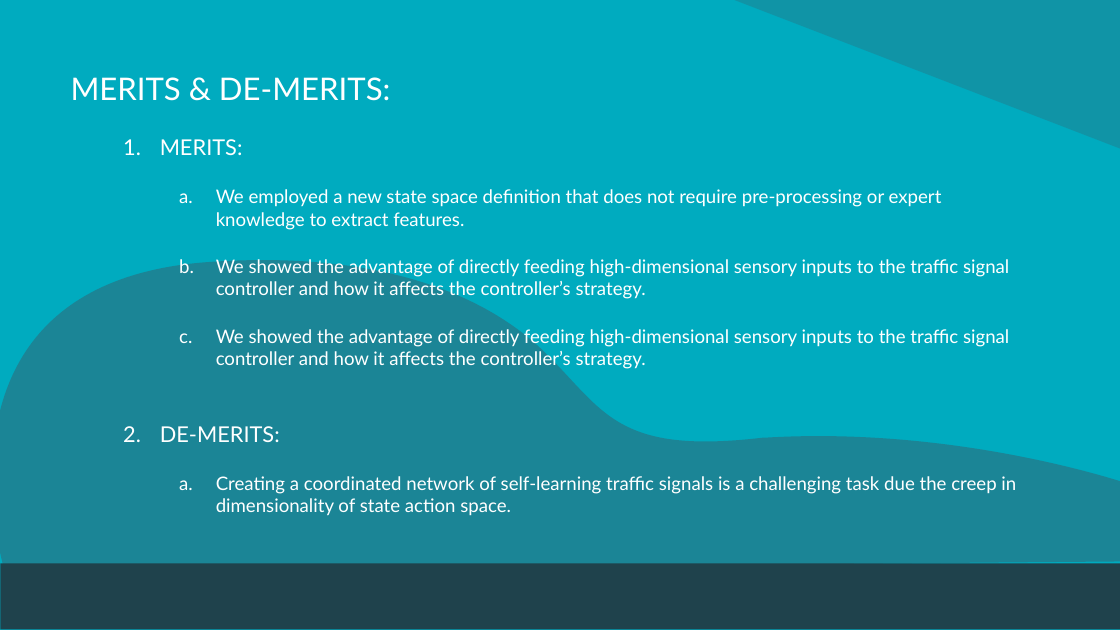
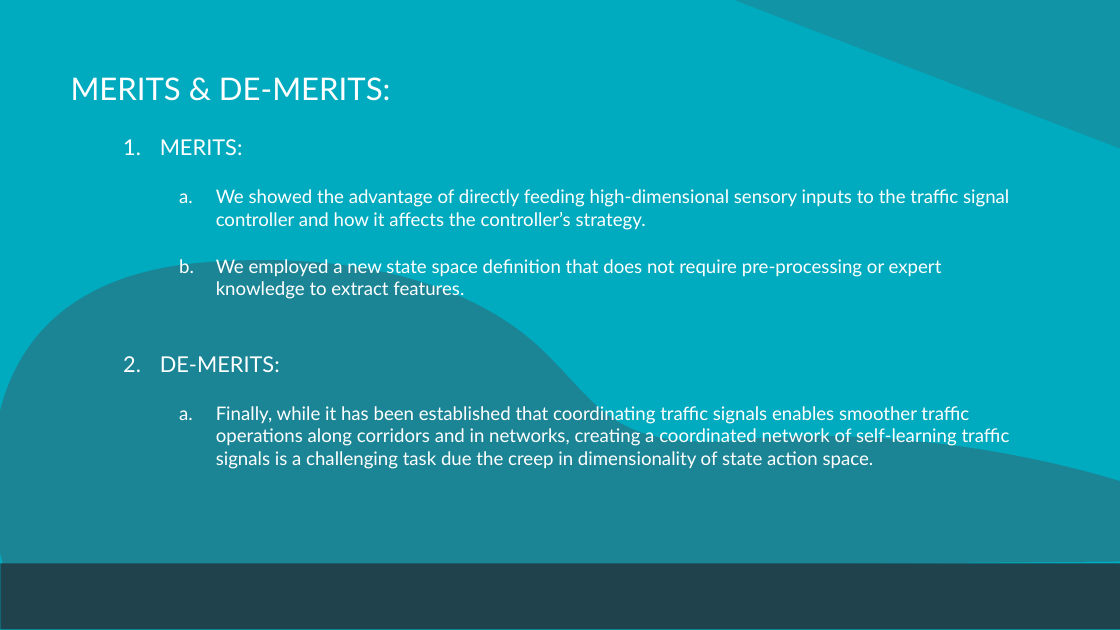
Before and after one commit to Namasivaayam-L/ResearchLab, a slide deck: slide 15 of Important/Automatic Traffic Signal Control System.pptx (slide 25 before the commit). Drawn at 1120x630 pixels with LibreOffice and Linux fonts; fonts in the diff are those of the drawing. Boxes give left, top, right and bottom in pixels: in the first picture for what was removed or moved away, otherwise in the second. Text is boxed around its words. In the diff, an @@ line names an element or a change of style, - is before the commit and + after.

```diff
--- a/Important/Automatic Traffic Signal Control System.pptx
+++ b/Important/Automatic Traffic Signal Control System.pptx
@@ text at (216,189,1009,230): paragraph added @@
+  a. We showed the advantage of directly feeding high-dimensional sensory inputs to the traffic signal controller and how it affects the controller’s strategy.
@@ text at (216,259,1009,369): paragraphs removed @@
-  b. We showed the advantage of directly feeding high-dimensional sensory inputs to the traffic signal controller and how it affects the controller’s strategy.
-  c. We showed the advantage of directly feeding high-dimensional sensory inputs to the traffic signal controller and how it affects the controller’s strategy.
@@ text at (216,404,1010,469): text changed @@
-  a. Creating a coordinated network of self-learning traffic signals is a challenging task due the creep in dimensionality of state action space.
+  a. Finally, while it has been established that coordinating traffic signals enables smoother traffic operations along corridors and in networks, creating a coordinated network of self-learning traffic signals is a challenging task due the creep in dimensionality of state action space.
```
Also in this commit, not shown: 12 other slides changed, 2 slides added, 2 slides removed, 1 other file.
